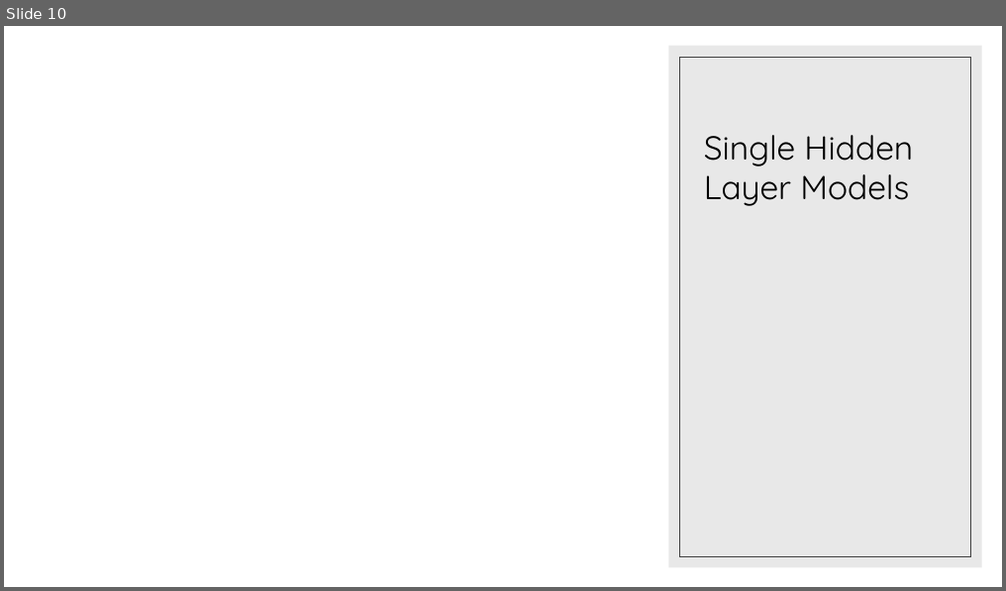
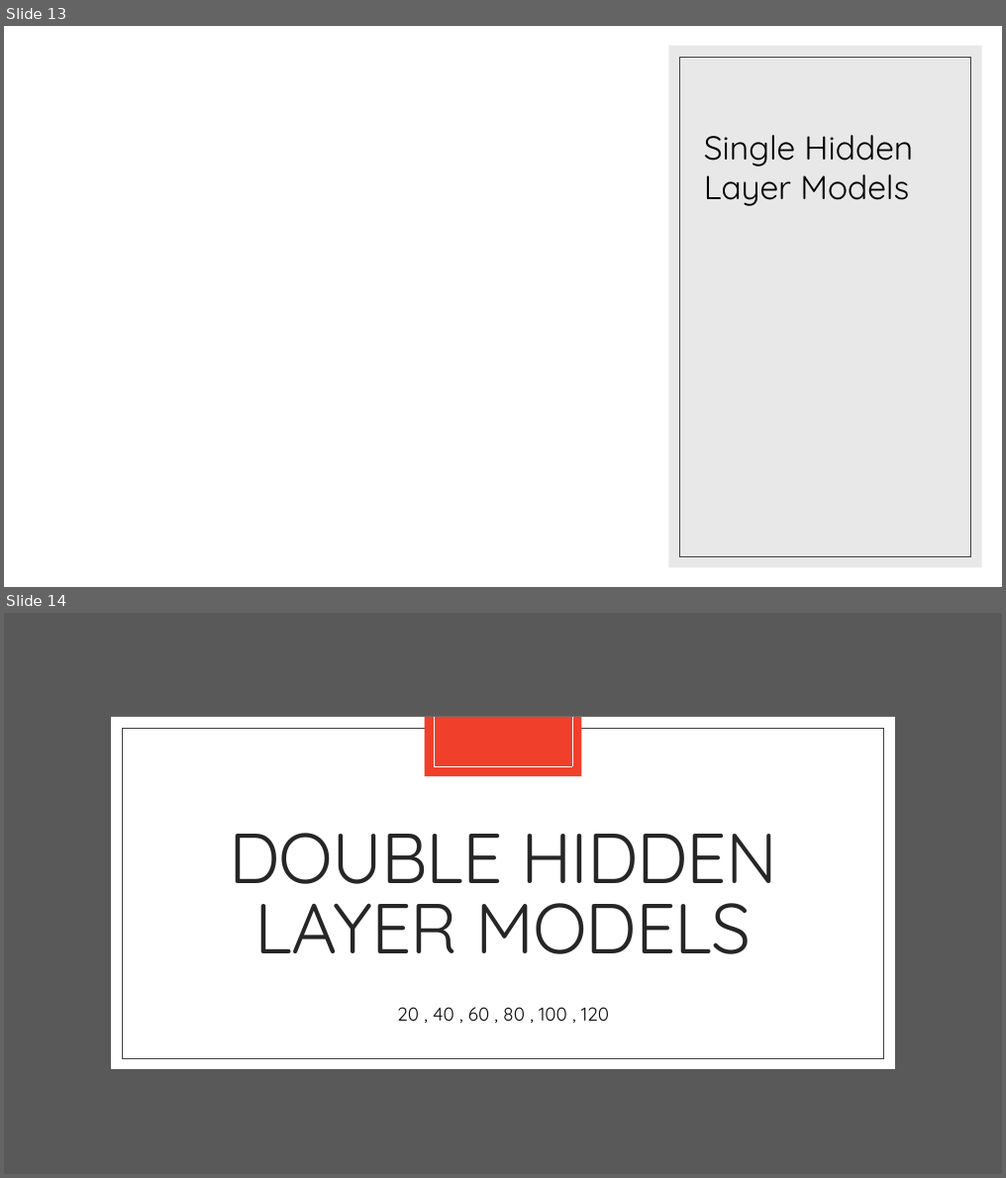
Before and after one commit to landonbuell/Convolutional-Neural-Networks, a slide deck: Presentations/09_04_2020/Modeling Attack Functions.pptx. Shown one above the other, each under a label of ours: slide 10 before the commit, slides 13 and 14 after it. The pictures are 1006x591 and 1006x1178 pixels, drawn with LibreOffice and Linux fonts; fonts in the diff are those of the drawing; grey boxes stand for pictures. Boxes give left, top, right and bottom in pixels: in the first picture for what was removed or moved away, otherwise in the second. Text is boxed around its words. In the diff, an @@ line names an element or a change of style, - is before the commit and + after.

```diff
--- a/Presentations/09_04_2020/Modeling Attack Functions.pptx
+++ b/Presentations/09_04_2020/Modeling Attack Functions.pptx
@@ slide 14 added at <box>4,613,1002,1174</box>, background #FFFFFF @@
@@ rectangle added at <box>4,613,1002,1174</box>, fill #595959 @@
@@ rectangle added at <box>111,717,895,1069</box>, fill #FFFFFF @@
@@ rectangle added at <box>122,728,884,1059</box>, outline #404040 0.5 pt @@
@@ rectangle added at <box>425,717,582,777</box>, fill #F03F2B @@
@@ line added from (434, 717) to (434, 767), #FFFFFF 0.5 pt @@
@@ line added from (572, 717) to (572, 767), #FFFFFF 0.5 pt @@
@@ line added from (434, 767) to (572, 767), #FFFFFF 0.5 pt @@
@@ title added at <box>230,833,777,955</box>, 68 pt, text #262626 @@
+DOUBLE HIDDEN LAYER MODELS
@@ text added at <box>397,1007,609,1021</box>, 18 pt, text #0D0D0D @@
+20 , 40 , 60 , 80 , 100 , 120
@@ what was slide 10 is now slide 13 @@
```
Also in this commit, not shown: 1 slide changed, 5 other slides added, 5 other files.
